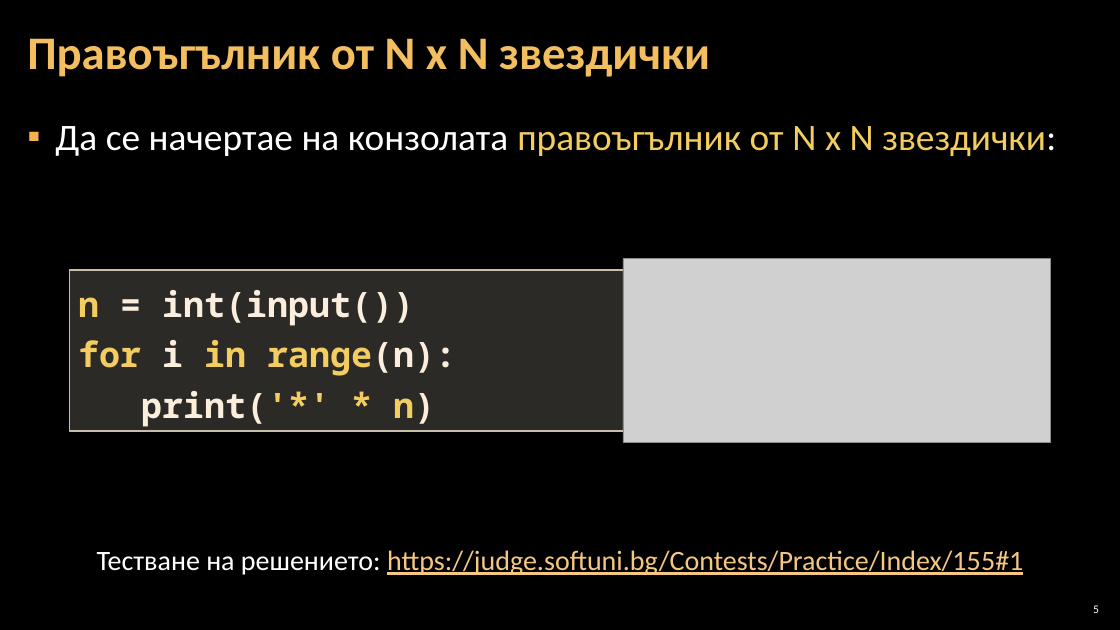
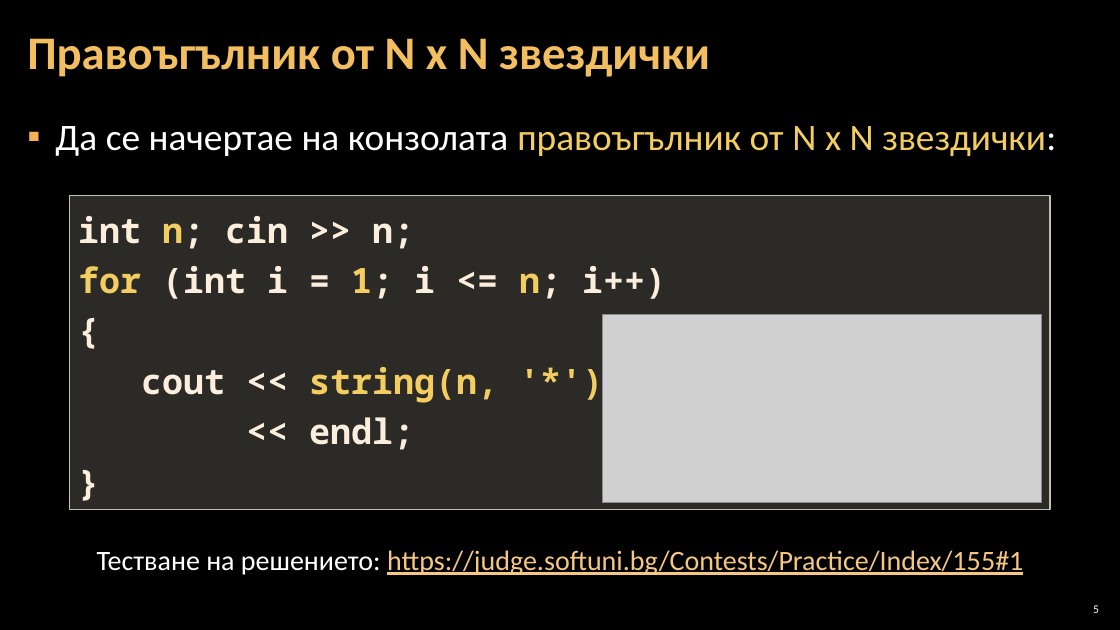
Before and after one commit to Software-University/C-plus-plus, a slide deck: slide 5 of 6. Drawing-with-Loops/6. Drawing-with-Loops.pptx. Drawn at 1120x630 pixels with LibreOffice and Linux fonts; fonts in the diff are those of the drawing; grey boxes stand for pictures; background and template pictures are left out. Boxes give left, top, right and bottom in pixels: in the first picture for what was removed or moved away, otherwise in the second. Text is boxed around its words. In the diff, an @@ line names an element or a change of style, - is before the commit and + after.

```diff
--- a/6. Drawing-with-Loops/6. Drawing-with-Loops.pptx
+++ b/6. Drawing-with-Loops/6. Drawing-with-Loops.pptx
@@ rectangle "int n; cin >> n;": place and size @@
-rectangle "int n; cin >> n;" at <box>70,270,1050,431</box>
+rectangle "int n; cin >> n;" at <box>70,196,1050,510</box>
@@ text in rectangle at <box>78,216,666,450</box>: text changed @@
-n = int(input())
-for i in range(n):
-print('*' * n)
+int n; cin >> n;
+for (int i = 1; i <= n; i++)
+{
+cout << string(n, '*')
+<< endl;
+}
@@ picture removed at <box>623,259,1049,442</box> @@
@@ picture added at <box>602,315,1041,502</box> @@
```
Also in this commit, not shown: 15 other slides changed.
